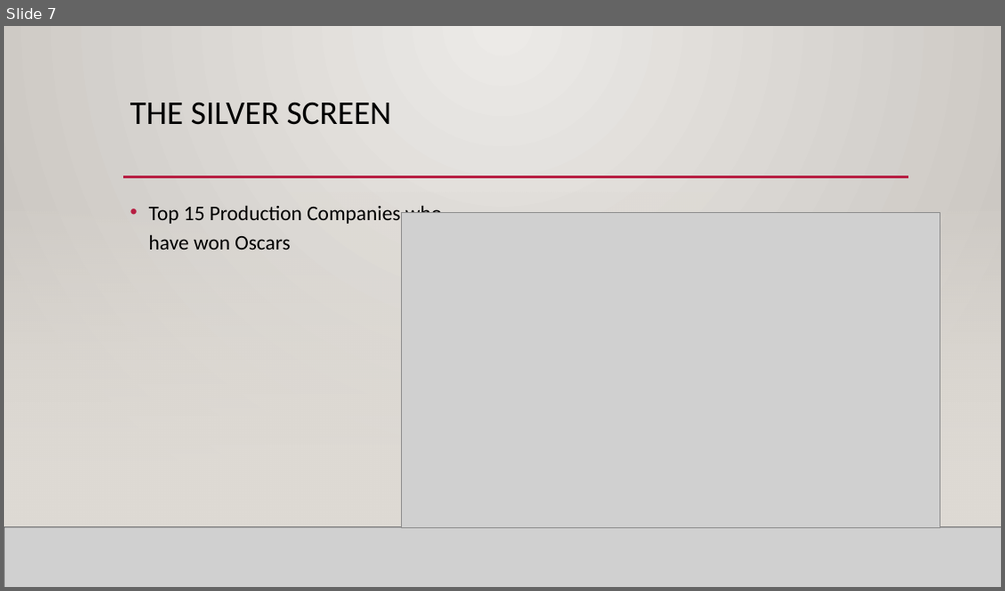
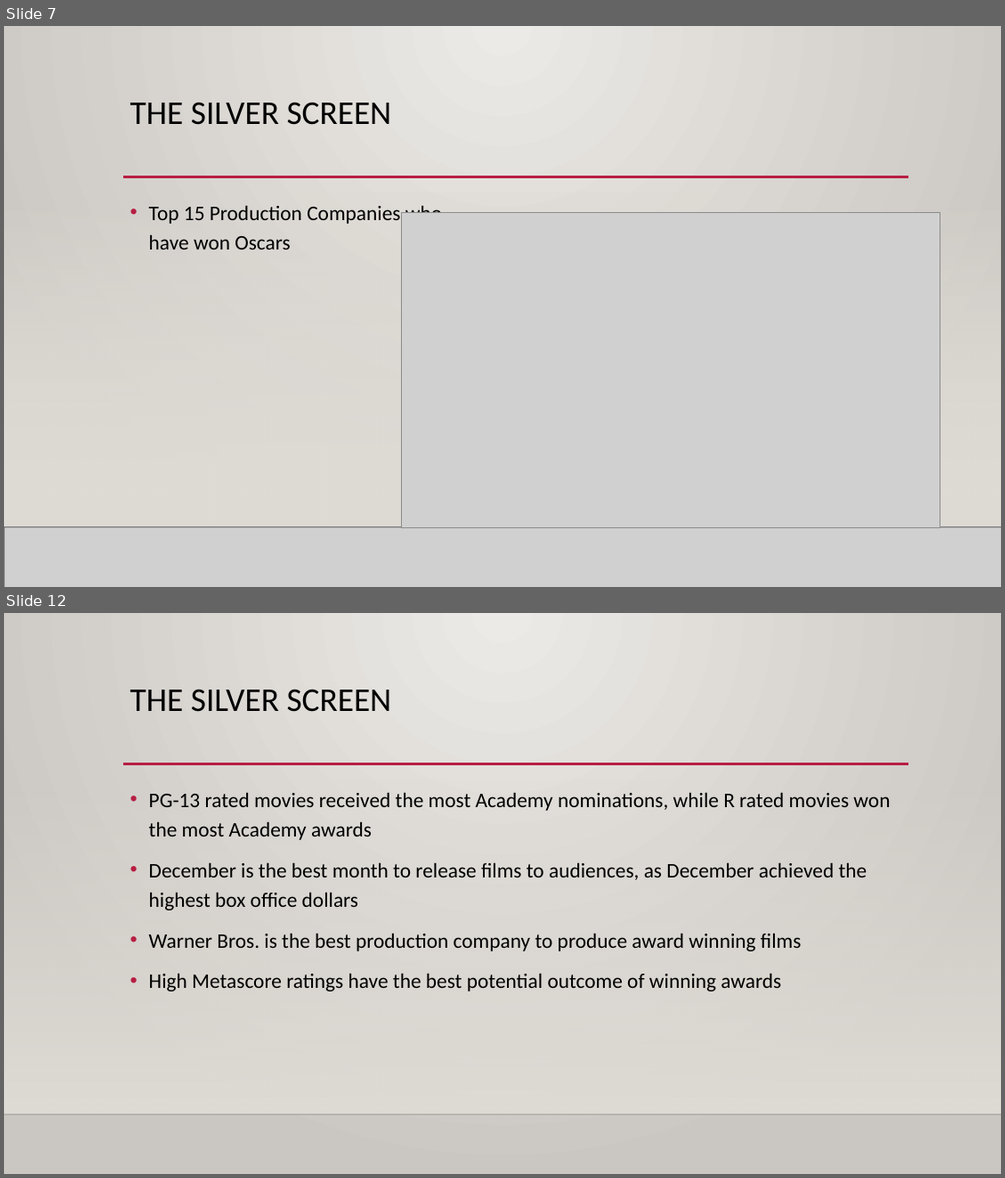
Before and after one commit to audlamb/TheSilverScreenProject, a slide deck: The Silver screen Group Projectv1.pptx. Shown one above the other, each under a label of ours: slide 7 before the commit, slides 7 and 12 after it; the slides between them are not shown. The pictures are 1005x591 and 1005x1178 pixels, drawn with LibreOffice and Linux fonts; fonts in the diff are those of the drawing; grey boxes stand for pictures; background and template pictures are left out. Boxes give left, top, right and bottom in pixels: in the first picture for what was removed or moved away, otherwise in the second. Text is boxed around its words. In the diff, an @@ line names an element or a change of style, - is before the commit and + after.

```diff
--- a/The Silver screen Group Projectv1.pptx
+++ b/The Silver screen Group Projectv1.pptx
@@ slide 12 added at bbox=[4, 613, 1001, 1174], background gradient #ECEAE7 to #CAC7C1; not listed: 2 template elements that a slide beside it also shows @@
@@ title added at bbox=[130, 689, 392, 712], 32 pt, text #000000 @@
+THE SILVER SCREEN
@@ line added from (123, 764) to (909, 764), #B71E42 2.5 pt @@
@@ text added at bbox=[149, 792, 890, 991], 20 pt, text #000000 @@
+• PG-13 rated movies received the most Academy nominations, while R rated movies won the most Academy awards
+• December is the best month to release films to audiences, as December achieved the highest box office dollars
+• Warner Bros. is the best production company to produce award winning films
+• High Metascore ratings have the best potential outcome of winning awards
```
Also in this commit, not shown: 3 slides changed, 2 other slides added, 4 slides removed.
